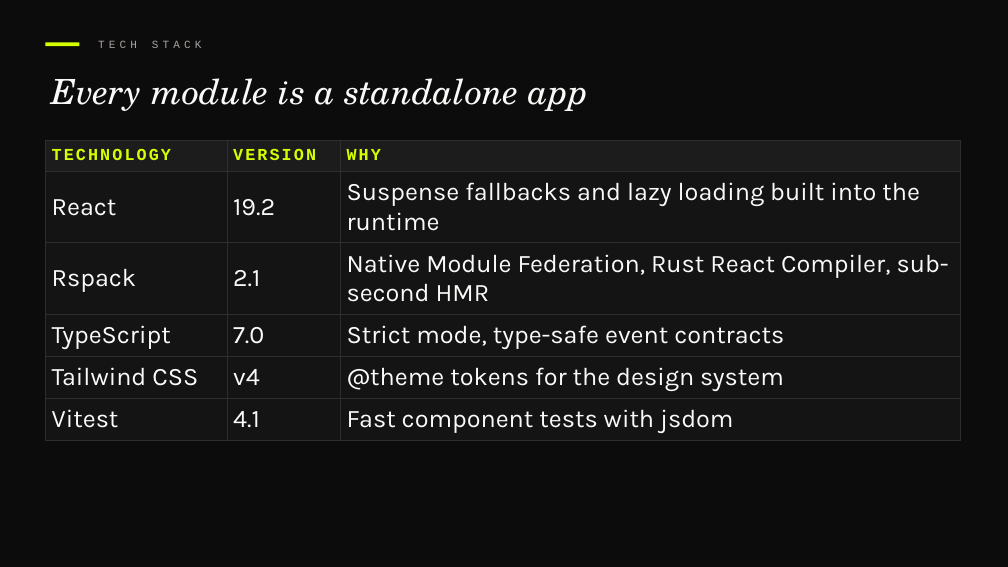
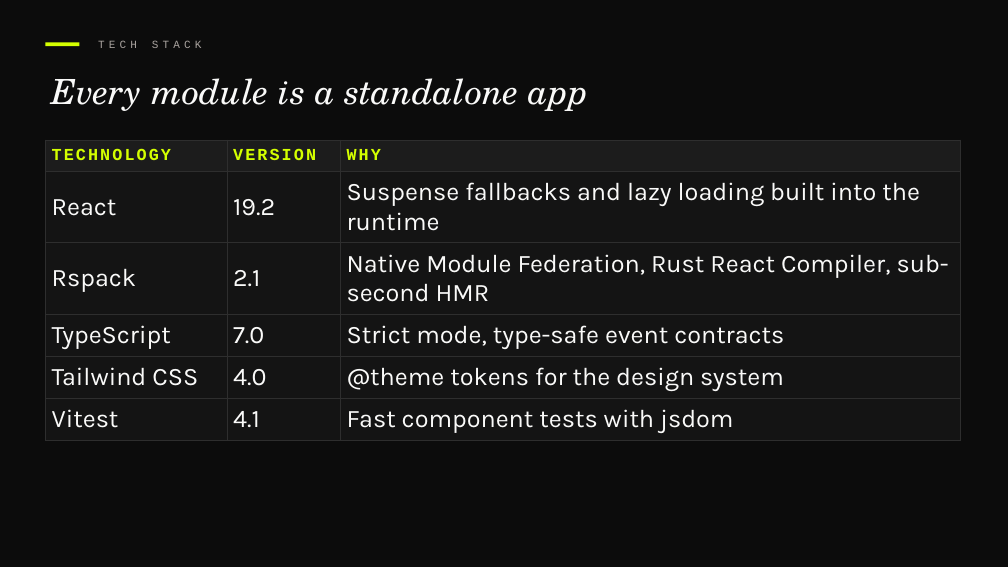
Before and after one commit to devlinduldulao/module-federation-demo, a slide deck: slide 10 of presentation/module-federation.pptx. Drawn at 1008x567 pixels with LibreOffice and Linux fonts; fonts in the diff are those of the drawing. Boxes give left, top, right and bottom in pixels: in the first picture for what was removed or moved away, otherwise in the second. Text is boxed around its words. In the diff, an @@ line names an element or a change of style, - is before the commit and + after.

```diff
--- a/presentation/module-federation.pptx
+++ b/presentation/module-federation.pptx
@@ table at (45, 140, 960, 448) @@
-row 5, column 2: v4
+row 5, column 2: 4.0
```
Also in this commit, not shown: 15 other slides changed, 1 slide removed.
